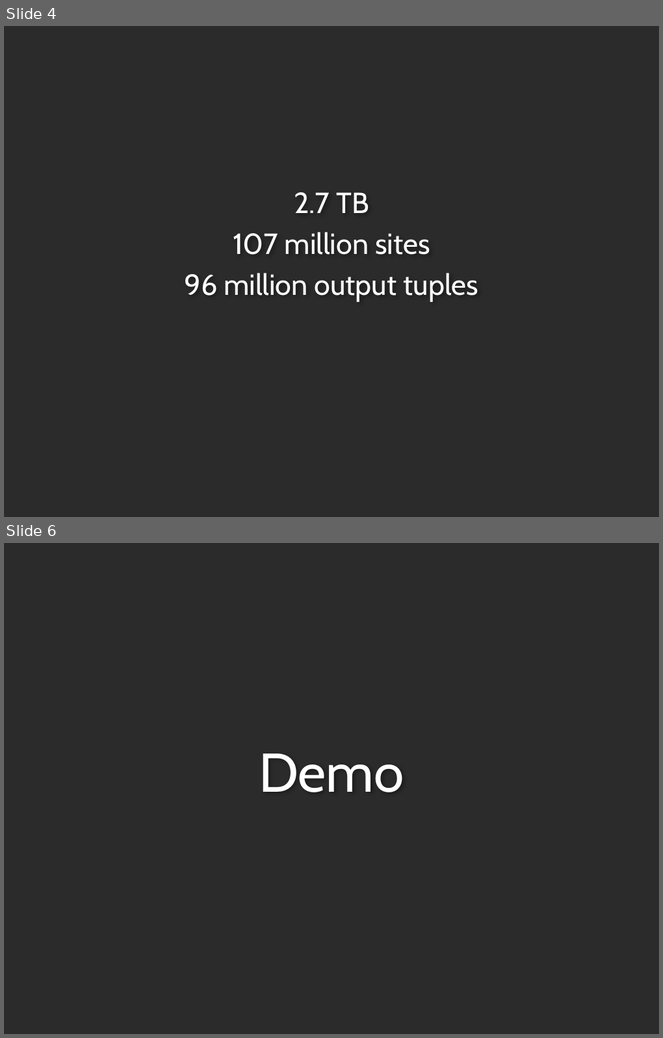
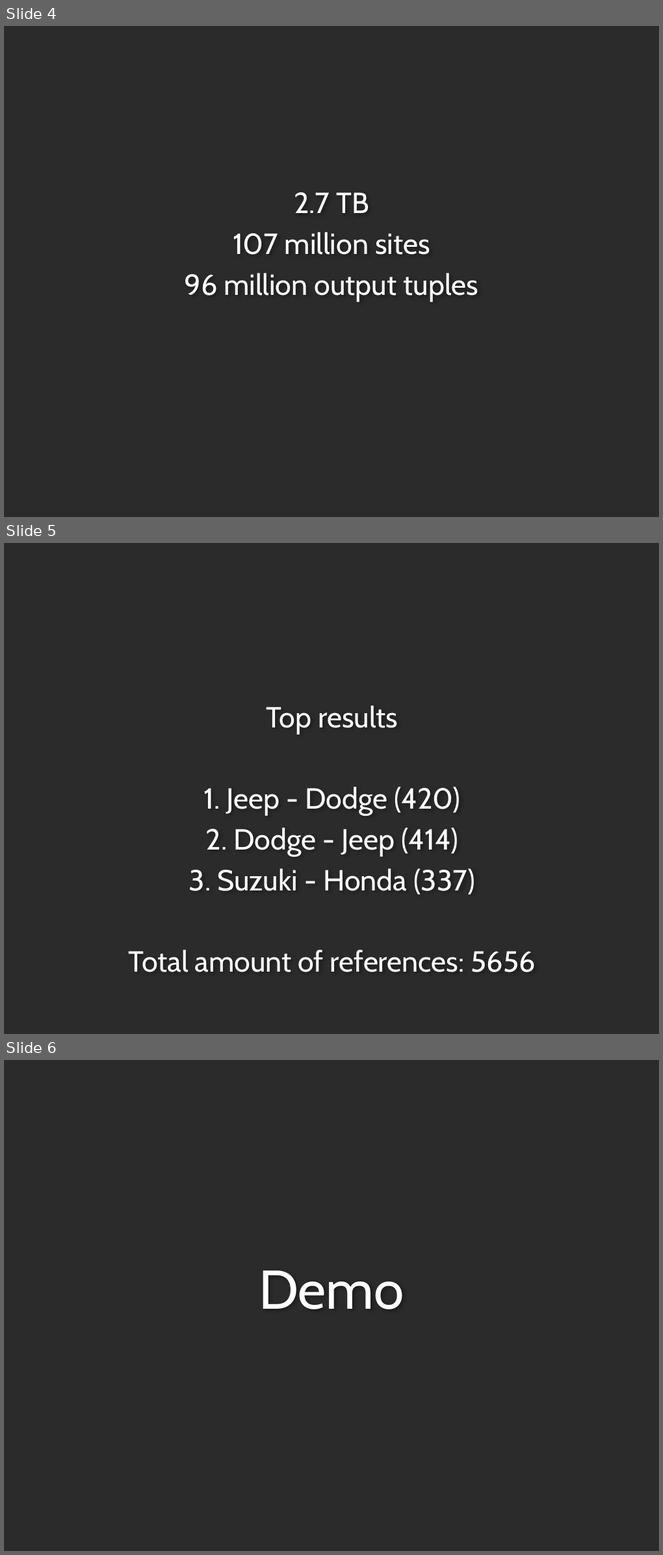
Before and after one commit to haneev/linker, a slide deck: doc/presentation.pptx. Shown one above the other, each under a label of ours: slides 4 and 6 before the commit, slides 4, 5 and 6 after it; the slides between them are not shown. The pictures are 663x1038 and 663x1555 pixels, drawn with LibreOffice and Linux fonts; fonts in the diff are those of the drawing; background and template pictures are left out; a plain dark background stands for a picture behind light text. Boxes give left, top, right and bottom in pixels: in the first picture for what was removed or moved away, otherwise in the second. Text is boxed around its words. In the diff, an @@ line names an element or a change of style, - is before the commit and + after.

```diff
--- a/doc/presentation.pptx
+++ b/doc/presentation.pptx
@@ slide 5 added at [4,543,659,1034], background picture (left out) @@
@@ text added at [129,705,536,973], 32 pt, text #FFFFFF @@
+Top results
+1. Jeep - Dodge (420)
+2. Dodge - Jeep (414)
+3. Suzuki - Honda (337)
+Total amount of references: 5656
```
Also in this commit, not shown: 1 slide removed, 4 other files.
